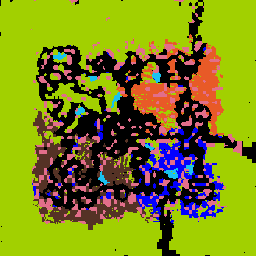
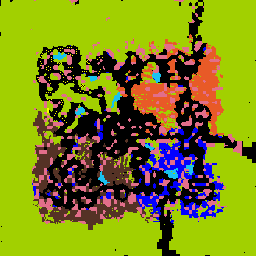
Layered file, before and after one edit (w=256, h=256). Changes by layer:
added layer "collectibles" above "world2 #4" over [37, 47, 103, 123]
painted on "world2 #4" over [37, 47, 87, 101]
